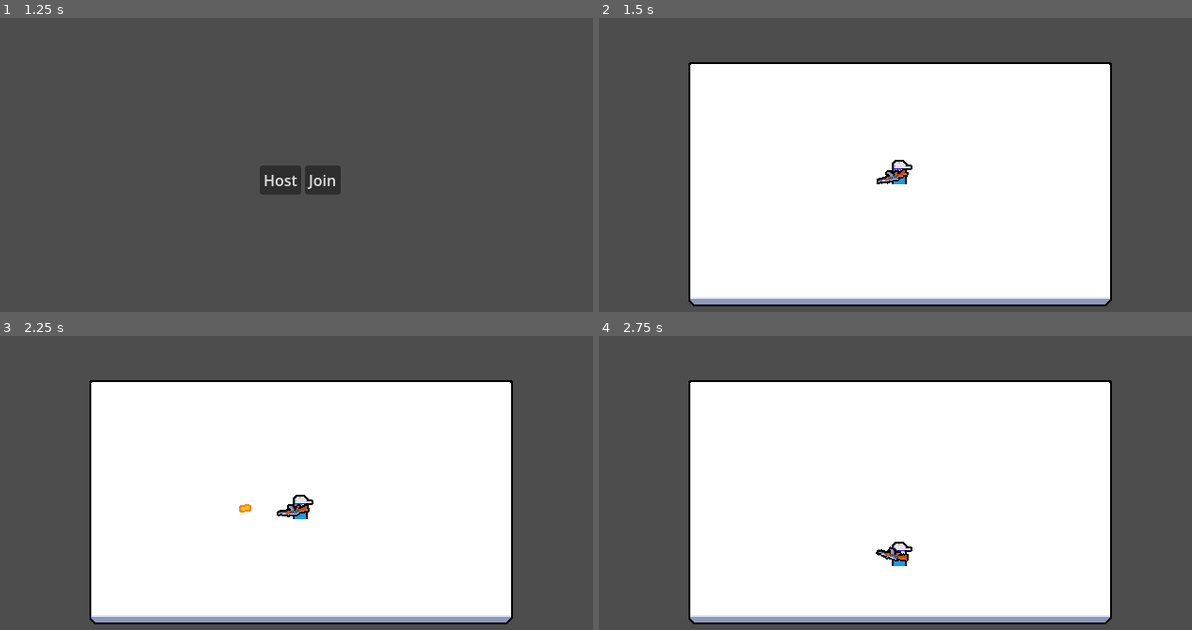
Above: before the commit, frames 1-4 (two rows, left to right).
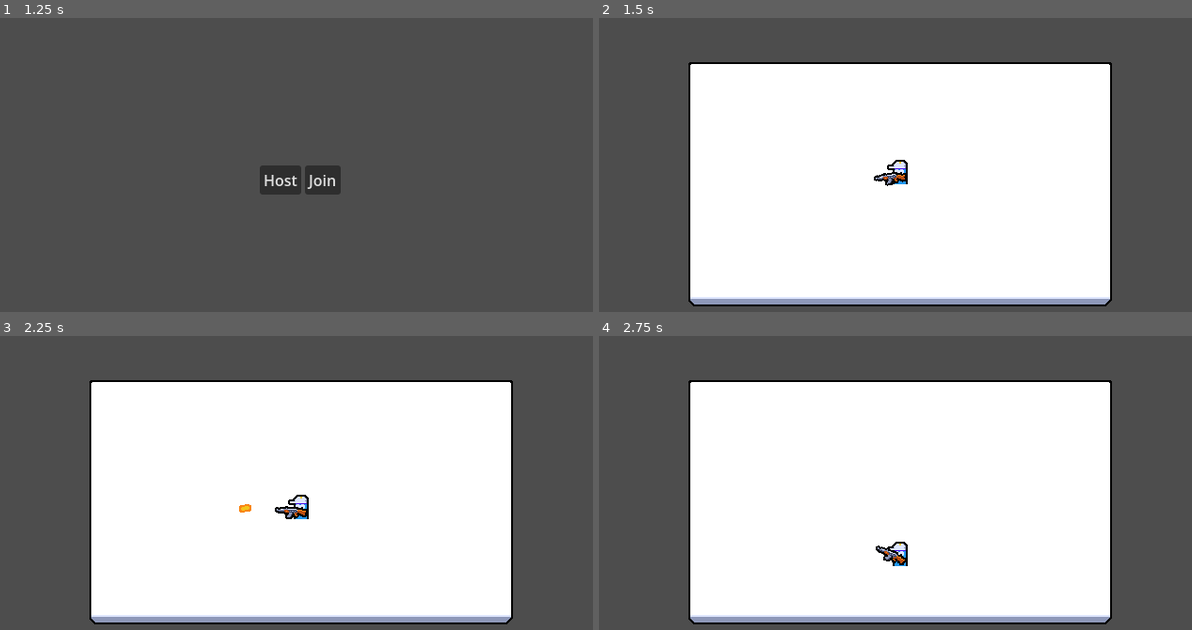
Above: after the commit, the same moments.

Repository: mpowell773/Godot_Multiplayer_Tut
Game: Godot game, scene res://ui/main_menu/main_menu.tscn
Two runs of this game, one before a commit and one after it. Both use one fixed random seed, a clock stepped at 60 frames per second and the inputs below.
Inputs (mouse positions are in pixels of both pictures, inside the frame that each line leads up to):
- Up to frame 1 (1.25 s): tap Enter at 0.5 s; move the mouse to (432, 162) at 0.52 s; press the mouse at (432, 162) at 0.53 s; hold D (move_right) from 0.53 s (still down)
- Up to frame 2 (1.5 s): release D (move_right) at 1.25 s; release the mouse at (1031, 162) at 1.25 s; click "Host" at 1.25 s
- Up to frame 3 (2.25 s): tap Space at 2 s; move the mouse to (177, 515) at 2.02 s; hold S (move_down) from 2.03 s (still down); click (177, 515) at 2.1 s
- Up to frame 4 (2.75 s): keep holding S (move_down)

Frame 1 is identical in both runs. In frame 2, 0.2% of the frame differs, in the area x 46-53%, y 48-58%; in frame 3, 0.2%; in frame 4, 0.2%.

Commit message:
add sprite flipping to player

Diff:
--- a/entities/player/player.gd
+++ b/entities/player/player.gd
@@ -2,7 +2,8 @@
 extends CharacterBody2D
 
 @onready var player_input_synchronizer_component: PlayerInputSynchronizerComponent = $PlayerInputSynchronizerComponent
-@onready var weapon_root: Node2D = $WeaponRoot
+@onready var visuals: Node2D = $Visuals
+@onready var weapon_root: Node2D = $Visuals/WeaponRoot
 @onready var fire_rate_timer: Timer = $FireRateTimer
 @onready var health_component: HealthComponent = $HealthComponent
 
@@ -17,8 +18,7 @@
 
 func _process(_delta: float) -> void:
 	# Client logic
-	var aim_position := weapon_root.global_position + player_input_synchronizer_component.aim_vector
-	weapon_root.look_at(aim_position)
+	update_aim_position()
 
 	# Server logic
 	if is_multiplayer_authority():
@@ -27,6 +27,14 @@
 
 		if player_input_synchronizer_component.is_attack_pressed:
 			try_create_bullet()
+
+
+func update_aim_position() -> void:
+	var aim_vector := player_input_synchronizer_component.aim_vector
+	var aim_position := weapon_root.global_position + aim_vector
+	# Flip sprite in relation to mouse position
+	visuals.scale = Vector2.ONE if aim_vector.x >= 0 else Vector2(-1.0, 1.0)
+	weapon_root.look_at(aim_position)
 
 
 func try_create_bullet() -> void:
--- a/entities/player/player.tscn
+++ b/entities/player/player.tscn
@@ -23,7 +23,7 @@
 script = ExtResource("1_symyc")
 
 [node name="PlayerInputSynchronizerComponent" parent="." unique_id=1337075970 node_paths=PackedStringArray("aim_root") instance=ExtResource("2_abrql")]
-aim_root = NodePath("../WeaponRoot")
+aim_root = NodePath("../Visuals/WeaponRoot")
 
 [node name="MultiplayerSynchronizer" type="MultiplayerSynchronizer" parent="." unique_id=171465167]
 replication_config = SubResource("SceneReplicationConfig_abrql")
@@ -35,19 +35,21 @@
 wait_time = 0.25
 one_shot = true
 
-[node name="Sprite2D" type="Sprite2D" parent="." unique_id=1893487873]
+[node name="Visuals" type="Node2D" parent="." unique_id=2027919448]
+
+[node name="Sprite2D" type="Sprite2D" parent="Visuals" unique_id=1893487873]
 texture = ExtResource("3_sglur")
 centered = false
-offset = Vector2(-9, -26)
+offset = Vector2(-8, -26)
 
-[node name="WeaponRoot" type="Node2D" parent="." unique_id=9895445]
+[node name="WeaponRoot" type="Node2D" parent="Visuals" unique_id=9895445]
 position = Vector2(0, -9)
 
-[node name="Sprite2D" type="Sprite2D" parent="WeaponRoot" unique_id=1560460990]
+[node name="Sprite2D" type="Sprite2D" parent="Visuals/WeaponRoot" unique_id=1560460990]
 position = Vector2(6, 0)
 texture = ExtResource("4_bls4j")
 centered = false
-offset = Vector2(-15, -6)
+offset = Vector2(-13, -6)
 
 [node name="CollisionShape2D" type="CollisionShape2D" parent="." unique_id=97801099]
 visible = false
@@ -55,6 +57,7 @@
 shape = SubResource("CircleShape2D_g4v7s")
 
 [node name="HurtboxComponent" parent="." unique_id=1639324941 node_paths=PackedStringArray("health_component") instance=ExtResource("6_qiwj3")]
+visible = false
 position = Vector2(0, -11)
 collision_mask = 4
 health_component = NodePath("../HealthComponent")
